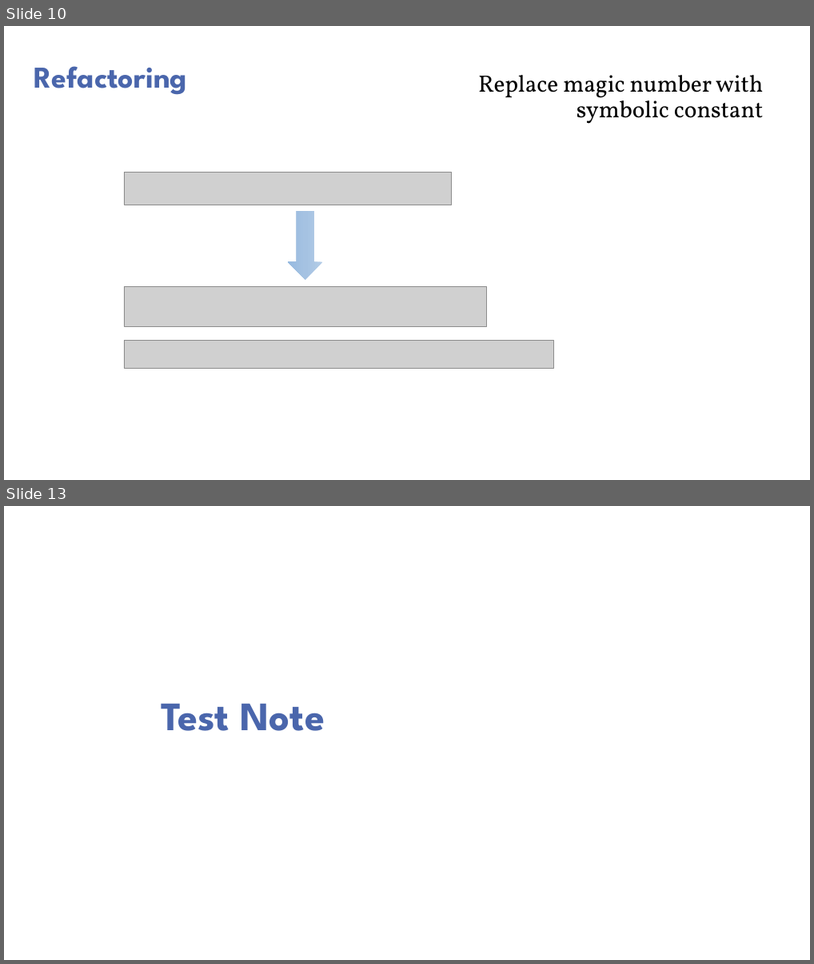
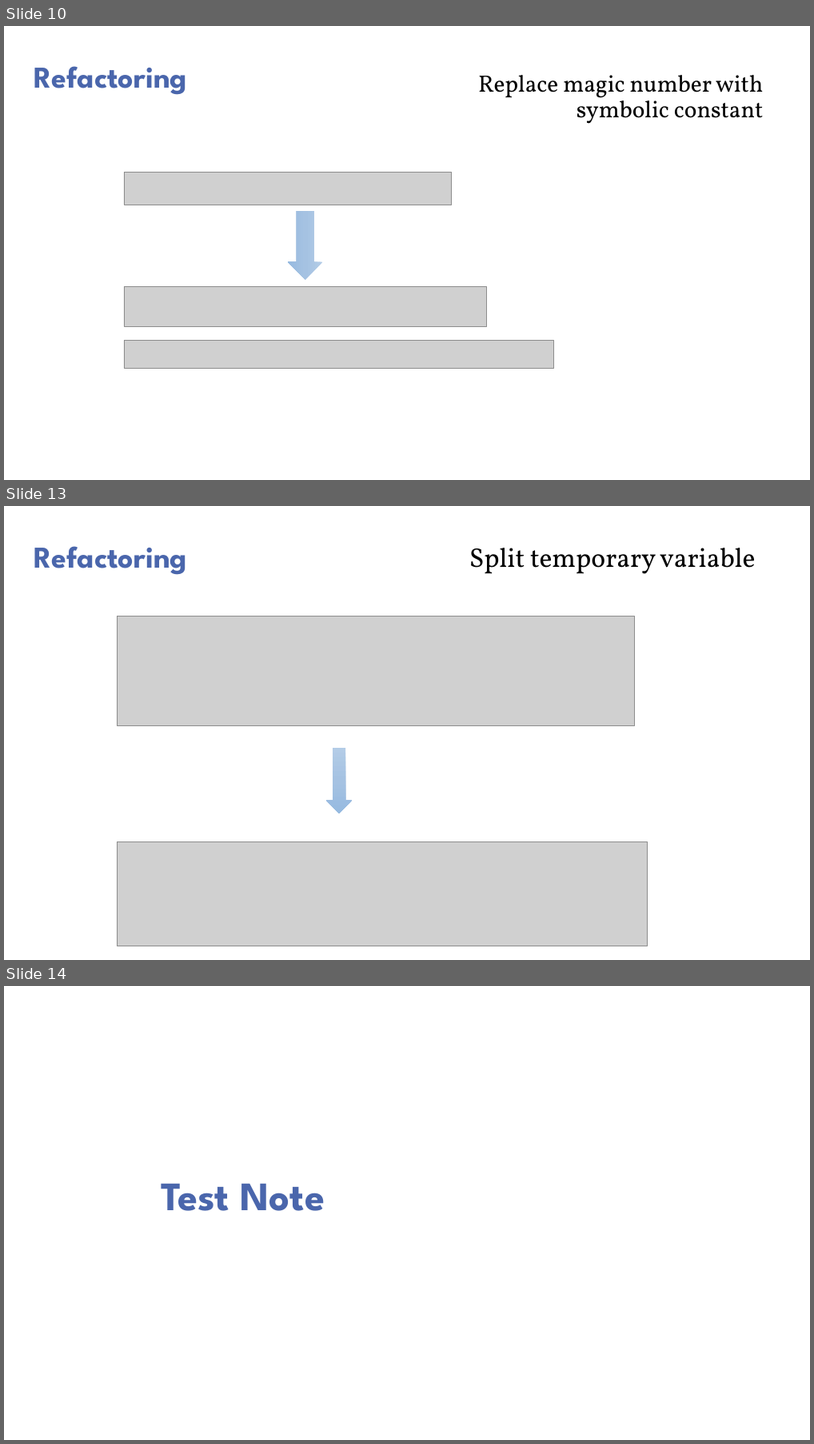
Before and after one commit to huyhung411991/iunotifier, a slide deck: Documents/Presentation - Project Note Sprint 2.pptx. Shown one above the other, each under a label of ours: slides 10 and 13 before the commit, slides 10, 13 and 14 after it; the slides between them are not shown. The pictures are 814x964 and 814x1444 pixels, drawn with LibreOffice and Linux fonts; fonts in the diff are those of the drawing; grey boxes stand for pictures; background and template pictures are left out. Boxes give left, top, right and bottom in pixels: in the first picture for what was removed or moved away, otherwise in the second. Text is boxed around its words. In the diff, an @@ line names an element or a change of style, - is before the commit and + after.

```diff
--- a/Documents/Presentation - Project Note Sprint 2.pptx
+++ b/Documents/Presentation - Project Note Sprint 2.pptx
@@ slide 13 added at (4,506,810,960), background picture (left out) @@
@@ title added at (34,546,187,575), 36 pt, text #4A66AC, bold @@
+Refactoring
@@ text added at (470,548,755,574), 32 pt, text #000000 @@
+Split temporary variable
@@ picture added at (117,616,635,725) @@
@@ down arrow added at (326,748,353,813), fill gradient #B4CCE7 to #A6C3E2 to #96BAE1 @@
@@ picture added at (117,842,648,947) @@
@@ what was slide 13 is now slide 14 @@
```
Also in this commit, not shown: 5 slides changed, 3 other slides added, 1 slide removed, 9 other files.
